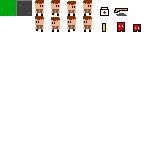
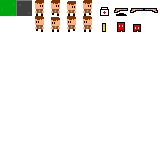
Layer changes from the first w=160, h=160 image to the second:
painted on "Asset" over left=116, top=8, right=158, bottom=16
